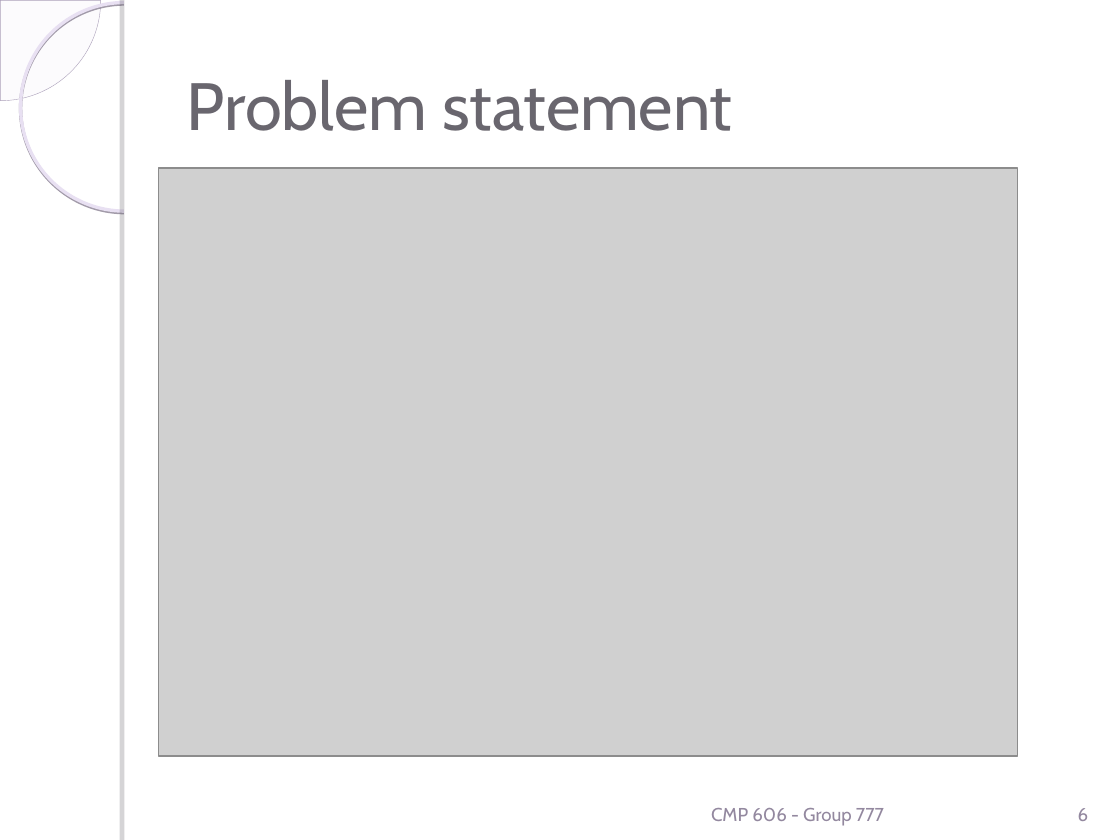
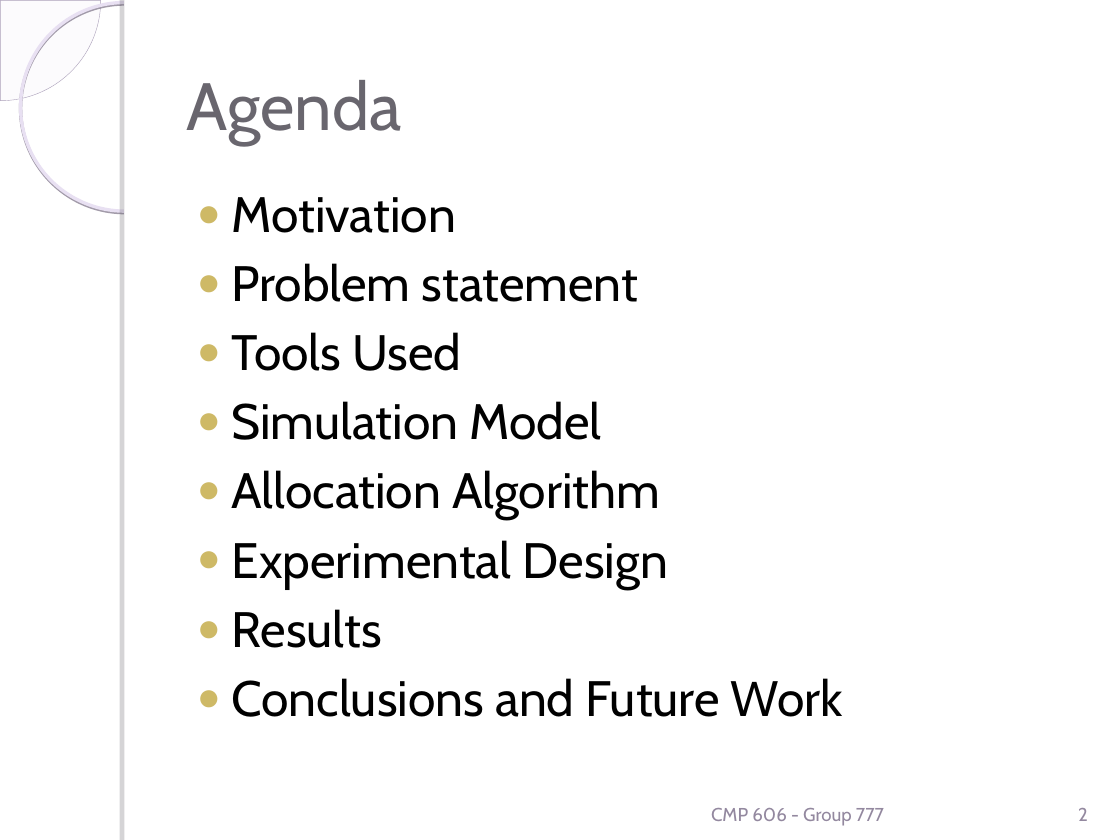
Before and after one commit to heshamnaiem/election-voting-system-modeling-and-simulation, a slide deck: slide 2 of CMP606-Group777-Poster.ppt (slide 6 before the commit). Drawn at 1120x840 pixels with LibreOffice and Linux fonts; fonts in the diff are those of the drawing; grey boxes stand for pictures; background and template pictures are left out. Boxes give left, top, right and bottom in pixels: in the first picture for what was removed or moved away, otherwise in the second. Text is boxed around its words. In the diff, an @@ line names an element or a change of style, - is before the commit and + after.

Commit message:
Presentation Updated

```diff
--- a/CMP606-Group777-Poster.ppt
+++ b/CMP606-Group777-Poster.ppt
@@ title at (187,80,402,145): text changed @@
-Problem statement
+Agenda
@@ picture removed at (159,168,1018,756) @@
@@ text added at (231,197,843,717), 32 pt, text #000000 @@
+● Motivation
+● Problem statement
+● Tools Used
+● Simulation Model
+● Allocation Algorithm
+● Experimental Design
+● Results
+● Conclusions and Future Work
@@ page number at (1078,808,1088,821): text changed @@
-6
+2
```
Also in this commit, not shown: 5 other slides changed, 1 slide added, 2 slides removed.
